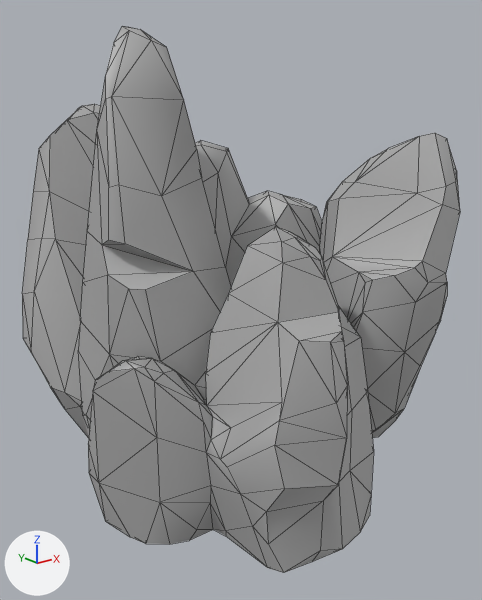
A saved change to the FBX model Assets/Scenes/Environment Assets/Arena Map A/prop_Rock_Wall_C.fbx.
Rendered twice from a 50 mm camera at (-7.75, -10.36, 7.21) aimed at (0.17, -0.47, 3.25). Every picture has the same lights, and +X, +Y and +Z are marked at lower left. Mesh edges are drawn as thin lines. Objects named as collision shapes, trigger or cutter boxes, shadow casters or lower levels of detail are left out. Where no turn or scale is listed for an object, it has been applied to the vertices.

Names of what the first picture shows: 'prop_Rock_Wall_C_LOD0'.
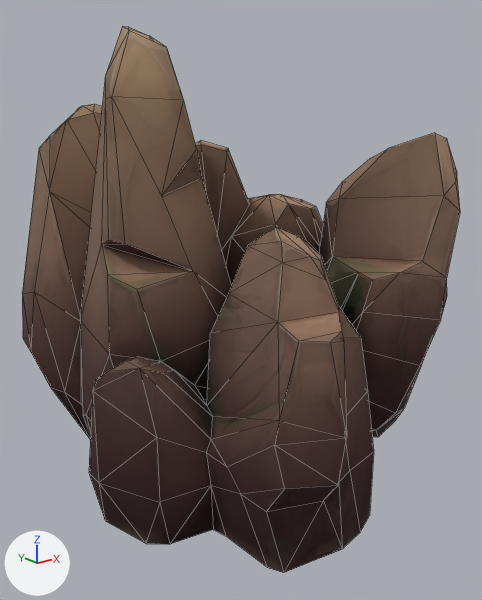
The edits, one by one:
Picture 'T_prop_Rock_Wall_C_D.png' (img_t_prop_rock_wall_c_d_png) is new.
In material 'T_prop_Rock_Wall_C' (mat_t_prop_rock_wall_c), base_color is no longer (0.5, 0.5, 0.5), grey #bcbcbc.
In material 'T_prop_Rock_Wall_C' (mat_t_prop_rock_wall_c), texture is now set to img_t_prop_rock_wall_c_d_png.
In material 'T_prop_Rock_Wall_C' (mat_t_prop_rock_wall_c), roughness goes from 0.749 to 1.0.
me_mesh is used by ob_prop_rock_wall_c_lod0; location (0.0, 0.0, 0.0).
me_mesh had 493 vertices, 722 faces and spanned x -3.53..3.54, y -4.28..4.28, z -0.05..8.23.
me_mesh now has 351 vertices, 510 faces and spans x -3.53..3.54, y -4.28..4.26, z -0.05..8.23.
me_mesh part 1: 156 vertices removed from x -3.48..3.5, y -4.21..4.28, z -0.05..8.2; 14 vertices added at x -3.08..2.67, y -3.56..4.06, z -0.05..5.45.

Boxes (x1, y1, x2, y2) around the edits, measured in the pictures (482 x 600 px):
'prop_Rock_Wall_C_LOD0', surface changed, reshaped (grey to brown): (22, 26, 460, 573) in both
part 1 of me_mesh, cut back: before (22, 26, 460, 573); after (65, 133, 460, 453)
